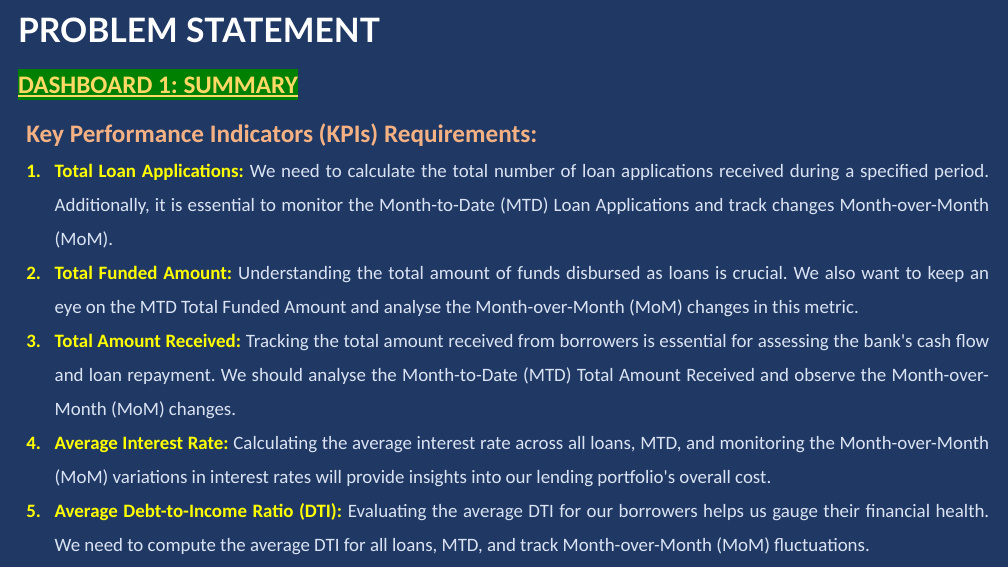
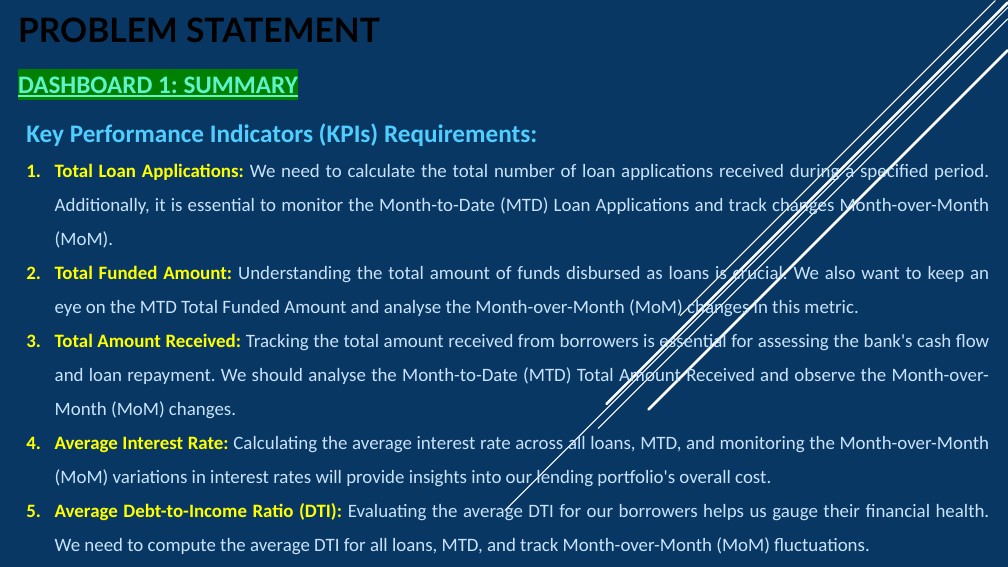
Before and after one commit to 13vInAyS/-Bank-Loan-Analysis-Project-SQL-SERVER-MANAGEMENT-STUDIO-Power-BI-Excel, a slide deck: slide 9 of Bank Loan PPT Power BI.pptx. Drawn at 1008x567 pixels with LibreOffice and Linux fonts; fonts in the diff are those of the drawing. Boxes give left, top, right and bottom in pixels: in the first picture for what was removed or moved away, otherwise in the second. Text is boxed around its words. In the diff, an @@ line names an element or a change of style, - is before the commit and + after.

```diff
--- a/Bank Loan PPT Power BI.pptx
+++ b/Bank Loan PPT Power BI.pptx
@@ background #203864 to #083763 @@
@@ text "PROBLEM STATEMENT" at bbox=[18, 17, 380, 42]: text colour #FFFFFF to #000000 @@
@@ line added from (1008, 8) to (505, 510), #FFFFFF 1 pt @@
@@ line added from (1008, 19) to (598, 429), #FFFFFF 1 pt @@
@@ line added from (1008, 3) to (606, 404), #FFFFFF 2.5 pt @@
@@ line added from (995, 1) to (681, 316), #FFFFFF 1 pt @@
@@ line added from (1008, 51) to (649, 410), #FFFFFF 2.5 pt @@
@@ text "DASHBOARD 1: SUMMARY" at bbox=[18, 76, 298, 97]: text colour #FFD966 to #5FF3CA @@
@@ text "Key Performance Indicators (KPIs) Requirements:" at bbox=[26, 123, 990, 554]: text colour #F4B183 to #4FCEFF in "Key Performance Indicators (KPIs) Requirements:"; text colour #DAE3F3 to #C8E3FB in "We need to calculate the total number ...", "Understanding the total amount of funds disbursed ...", "Tracking the total amount received from borrowers ...", "Calculating the average interest rate across all ..." and 1 more places @@
```
Also in this commit, not shown: 12 other slides changed.
